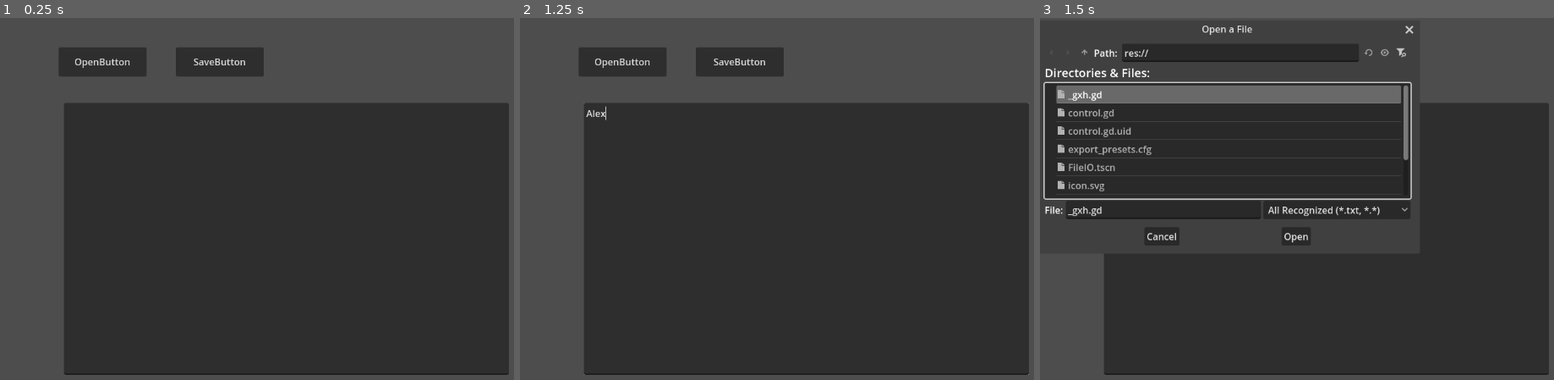
Above: before the commit, frames 1-3 (left to right).
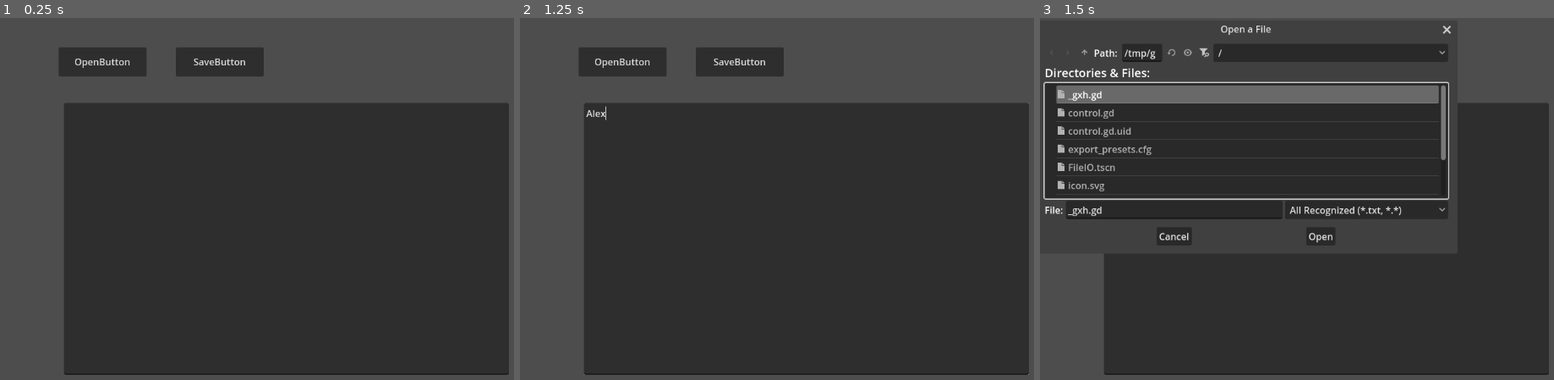
Above: after the commit, the same moments.

Repository: WOCae/l-031_1
Game: Godot game, scene res://FileIO.tscn
Same seed, same stepped clock (60 frames per second), same inputs: the game is played once before the commit and once after it.
Inputs (mouse positions are in pixels of both pictures, inside the frame that each line leads up to):
- Up to frame 1 (0.25 s): no input
- Up to frame 2 (1.25 s): click (807, 238) at 0.52 s; type "Alex" at 0.6 s
- Up to frame 3 (1.5 s): click "OpenButton" at 1.25 s

Frames 1-2 are identical in both runs. In frame 3, 2.2% of the frame differs, in the area x 16-80%, y 2-63%.

Commit message:
Update control.gd

Diff:
--- a/control.gd
+++ b/control.gd
@@ -16,7 +16,7 @@
 func _ready():
 	# ファイルダイアログの設定
 	open_file_dialog.mode = 0  # ファイル選択モード
-	open_file_dialog.access = FileDialog.ACCESS_RESOURCES
+	open_file_dialog.access = FileDialog.ACCESS_FILESYSTEM
 	open_file_dialog.filters = ["*.txt", "*.*"]
 
 	save_file_dialog.mode = 2  # ファイル保存モード
